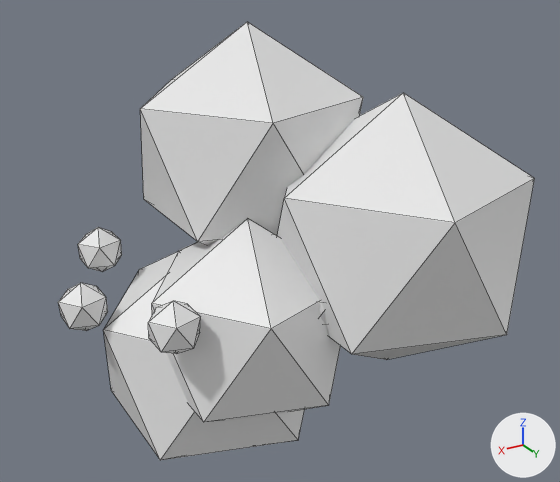
The FBX model Assets/Resources/Models/Plant_Berry_d.fbx: old version first, new version second.
The view is the same before and after, from a camera (50 mm lens) standing at (0.531, 1.121, 0.934) and looking at (-0.121, 0.034, 0.391). The lights are fixed; the arrows at lower right show +X, +Y and +Z. The picture after the commit comes second. Mesh edges are drawn as thin lines. Objects named as collision shapes, trigger or cutter boxes, shadow casters or lower levels of detail are left out. Where no turn or scale is listed for an object, it has been applied to the vertices.

The older version as bpy lines, for what is in view:
```python
me_plant_berry = bpy.data.meshes.new('Plant_Berry')
me_plant_berry.from_pydata(...)  # 146 vertices, 238 faces; spans x -0.492..0.262, y -0.238..0.377, z -0.04..0.76
ob_plant_berry_d = bpy.data.objects.new('Plant_Berry_d', me_plant_berry)
ob_plant_berry_d.location = (0.0, 0.0, 0.0)
```
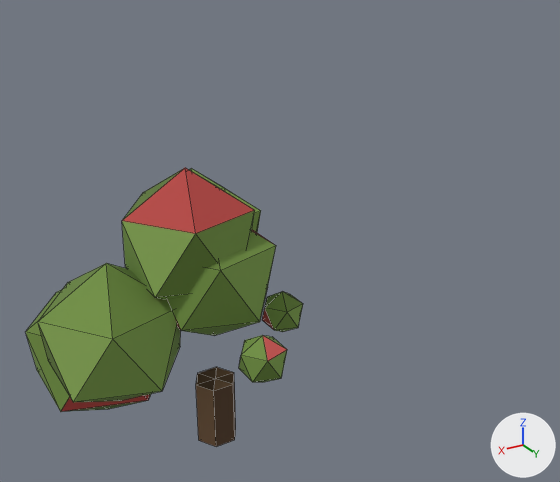
Where the change shows, as pixel boxes (x1, y1, x2, y2) in the pictures (560 x 482 px; the box of a moved part takes in the faces that stretch with it):
'Plant_Berry_d', reshaped, recoloured (42% narrower, 36% shorter): before (58, 22, 535, 460); after (26, 168, 303, 447)
part 1 of me_plant_berry, added: after (122, 168, 255, 300)
part 2 of me_plant_berry, added (green): after (167, 230, 276, 336)
part 3 of me_plant_berry, added (mostly hidden): after (189, 168, 261, 232)
part 4 of me_plant_berry, added: after (26, 290, 151, 412)
part 5 of me_plant_berry, added (green): after (38, 263, 180, 402)
part 6 of me_plant_berry, moved or reshaped (not visible afterwards): before (58, 283, 108, 331)
part 7 of me_plant_berry, moved or reshaped (mostly hidden before): before (320, 301, 326, 324); after (239, 335, 287, 382)
part 8 of me_plant_berry, moved or reshaped (not visible before): after (262, 291, 303, 332)
part 9 of me_plant_berry, moved or reshaped (not visible afterwards): before (78, 227, 122, 272)
part 10 of me_plant_berry, deleted: before (277, 93, 535, 360)
part 11 of me_plant_berry, deleted: before (148, 301, 201, 354)
part 12 of me_plant_berry, deleted: before (140, 22, 363, 245)
part 13 of me_plant_berry, cut back: before (103, 219, 341, 460); after (196, 367, 236, 447)

The change, as a list of edits to the scene's bpy script:
```text
Add img_palette_png:
    img_palette_png = load_image('palette.png', '../../Art/Palette/Palette.png', 128, 432, 'sRGB')
Add mat_m_palette:
    mat_m_palette = principled_material('M_Palette')
    mat_m_palette.texture = img_palette_png
    mat_m_palette.roughness = 0.85
Change me_plant_berry:
    used by ob_plant_berry_d; location = (0.0, 0.0, 0.0)
    remove me_plant_berry.from_pydata(...)  # 146 vertices, 238 faces; spans x -0.492..0.262, y -0.238..0.377, z -0.04..0.76
    add me_plant_berry.from_pydata(...)  # 122 vertices, 198 faces; spans x -0.205..0.295, y -0.306..0.206, z 0.0..0.531
    me_plant_berry part 1: a new loose piece, an icosphere of 20 faces spanning x -0.094..0.141, y -0.149..0.075, z 0.268..0.531, in mat_m_palette (picture img_palette_png)
    me_plant_berry part 2: a new loose piece, an icosphere of 20 faces spanning x -0.126..0.105, y -0.129..0.09, z 0.204..0.462, in mat_m_palette (picture img_palette_png)
    me_plant_berry part 3: a new loose piece, an icosphere of 20 faces spanning x -0.178..0.084, y -0.292..-0.043, z 0.189..0.482, in mat_m_palette (picture img_palette_png)
    me_plant_berry part 4: a new loose piece, an icosphere of 20 faces spanning x 0.023..0.293, y -0.306..-0.049, z 0.006..0.308, in mat_m_palette (picture img_palette_png)
    me_plant_berry part 5: a new loose piece, an icosphere of 20 faces spanning x 0.048..0.295, y -0.164..0.072, z 0.109..0.385, in mat_m_palette (picture img_palette_png)
    me_plant_berry part 6: the loose piece of 12 vertices spanning x 0.182..0.262, y -0.069..0.007, z 0.278..0.368 is moved by (-0.054, 0.043, -0.102), in mat_m_palette (picture img_palette_png)
    me_plant_berry part 7: the loose piece of 12 vertices spanning x -0.14..-0.059, y 0.162..0.239, z 0.301..0.391 is moved by (0.092, -0.033, -0.092), in mat_m_palette (picture img_palette_png)
    me_plant_berry part 8: the loose piece of 12 vertices spanning x -0.264..-0.183, y -0.027..0.049, z 0.275..0.365 is moved by (0.059, -0.042, -0.114), in mat_m_palette (picture img_palette_png)
    me_plant_berry part 9: the loose piece of 12 vertices spanning x 0.1..0.181, y -0.213..-0.136, z 0.31..0.4 is moved by (-0.131, 0.007, -0.102), in mat_m_palette (picture img_palette_png)
    me_plant_berry part 10: the loose piece of 12 vertices spanning x -0.492..-0.049, y -0.045..0.377, z 0.168..0.663 is deleted
    me_plant_berry part 11: the loose piece of 12 vertices spanning x 0.104..0.185, y 0.133..0.209, z 0.314..0.404 is deleted
    me_plant_berry part 12: the loose piece of 12 vertices spanning x -0.305..0.09, y -0.238..0.138, z 0.317..0.76 is deleted
    me_plant_berry part 13
    31 vertices are removed from x -0.204..0.201, y -0.194..0.261, z -0.04..0.475
    52 faces are deleted
    1 vertex is added at (0.0, 0.0, 0.125)
    6 new vertices lie (0.0, 0.0, 0.125) away from vertices in x -0.04..0.04, y -0.035..0.035, z 0.0
    12 new faces join them
    other edits to the shape of me_plant_berry do not show in these pictures
    add me_plant_berry.materials.append(mat_m_palette)  # picture img_palette_png
```
